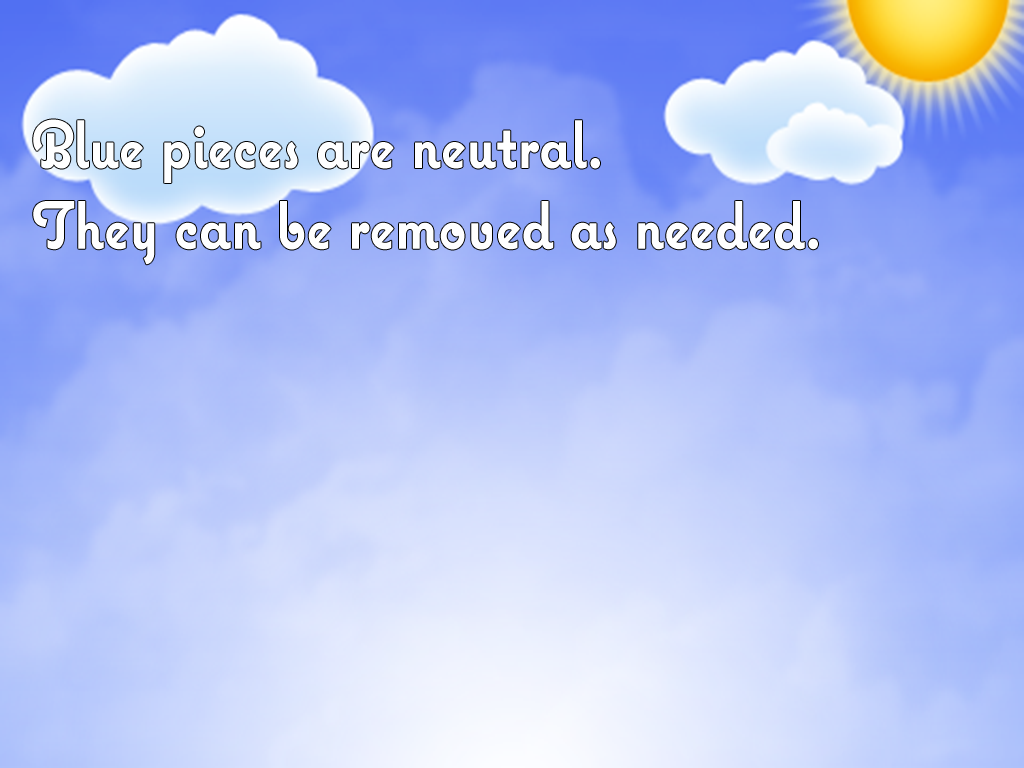
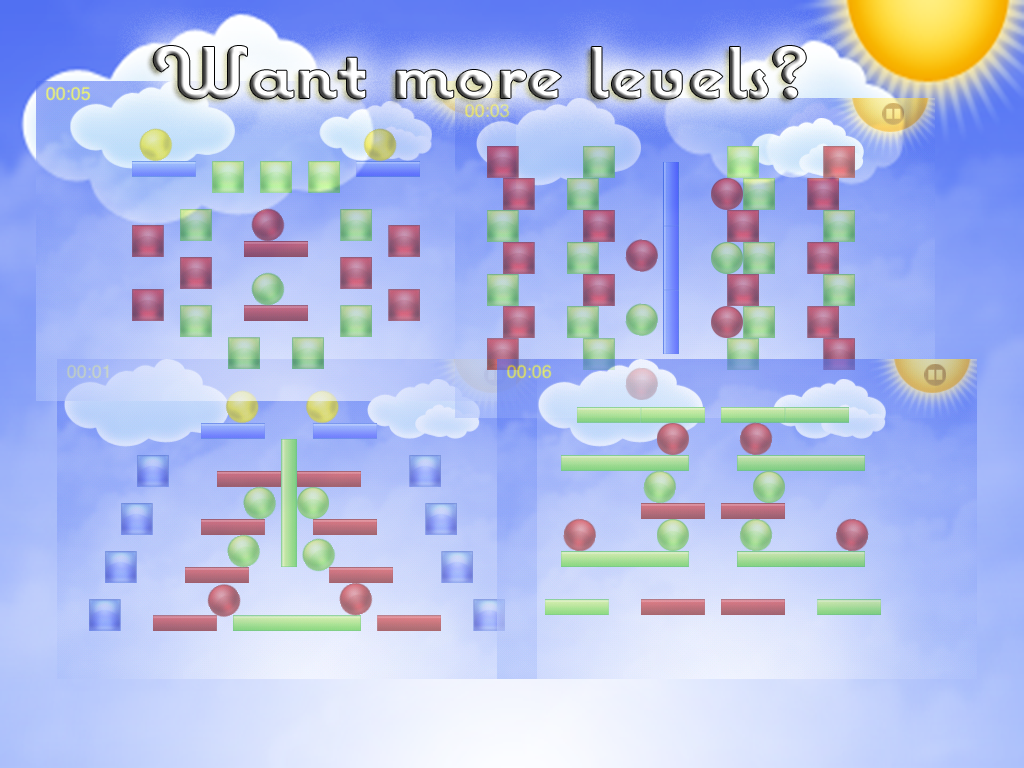
Layers edited between the first and the second (1024, 768) image:
added layer "Want more levels?" above "lv3 instructions" over 153, 46, 806, 99
hid "lv3 instructions" over 33, 119, 818, 265
added group "Group 1" with 4 layers above "Background" over 36, 81, 977, 679
added layer "Layer 5" (60%) in group "Group 1" over 497, 359, 977, 679
added layer "Layer 4" (60%) in group "Group 1" over 455, 98, 935, 418
added layer "Layer 2" (60%) in group "Group 1" over 36, 81, 516, 401
added layer "Layer 3" (60%) in group "Group 1" over 57, 359, 537, 679
